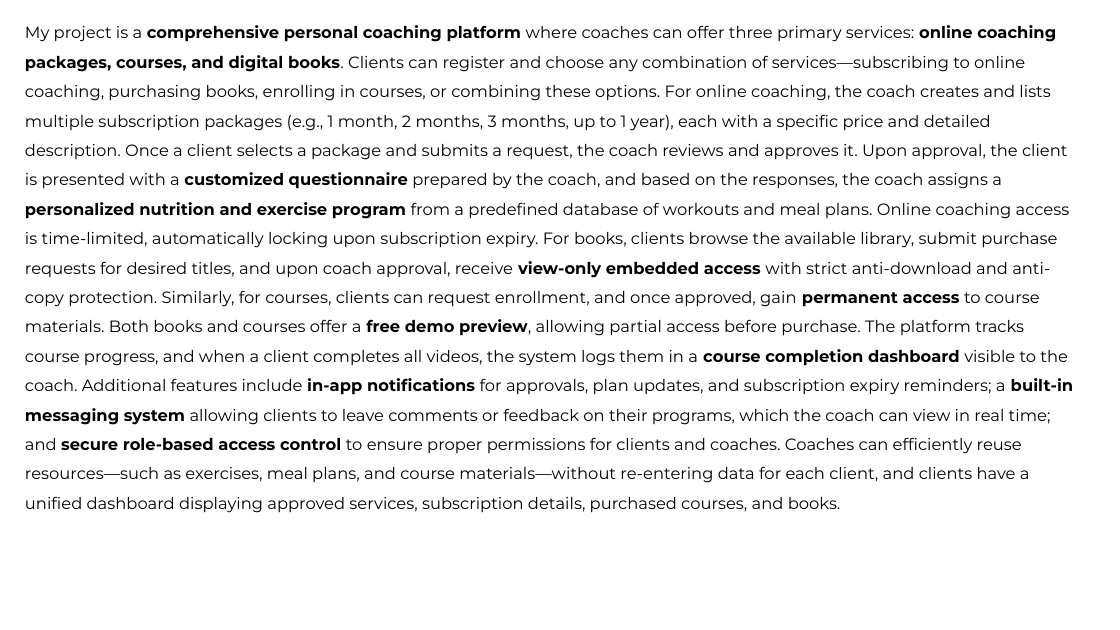
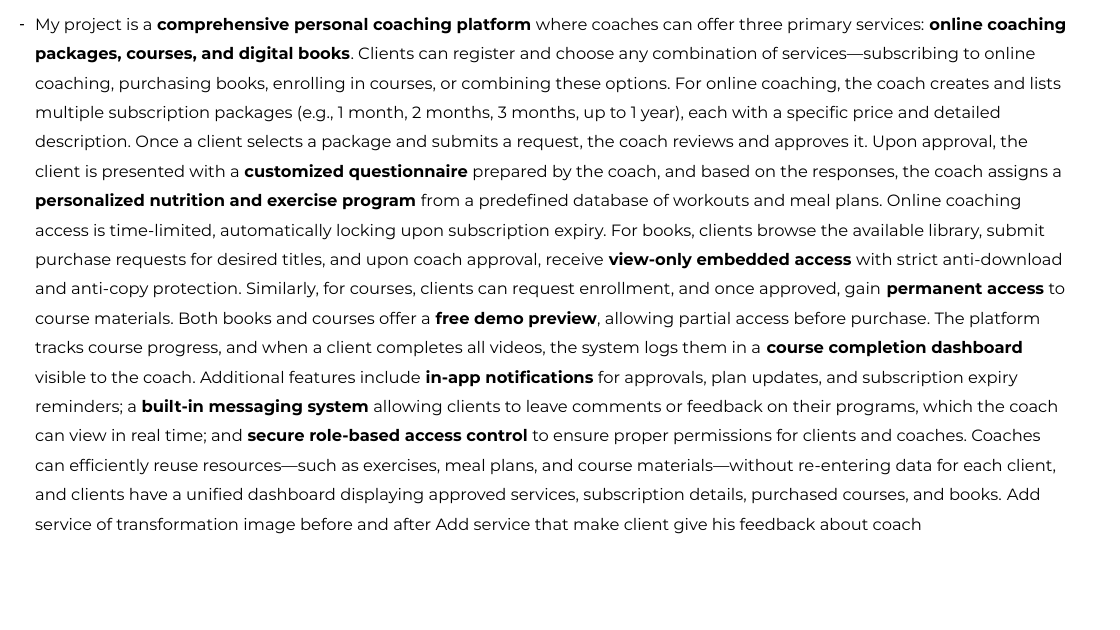
Before and after one commit to alihani2002/OnlineCoaching, a slide deck: slide 2 of Online coach site data/online-CoachSite.pptx. Drawn at 1120x630 pixels with LibreOffice and Linux fonts; fonts in the diff are those of the drawing. Boxes give left, top, right and bottom in pixels: in the first picture for what was removed or moved away, otherwise in the second. Text is boxed around its words. In the diff, an @@ line names an element or a change of style, - is before the commit and + after.

Commit message:
Last anaylsis of project

```diff
--- a/Online coach site data/online-CoachSite.pptx
+++ b/Online coach site data/online-CoachSite.pptx
@@ text at (35,17,1066,534): text changed @@
-My project is a comprehensive personal coaching platform where coaches can offer three primary services: online coaching packages, courses, and digital books. Clients can register and choose any combination of services—subscribing to online coaching, purchasing books, enrolling in courses, or combining these options. For online coaching, the coach creates and lists multiple subscription packages (e.g., 1 month, 2 months, 3 months, up to 1 year), each with a specific price and detailed description. Once a client selects a package and submits a request, the coach reviews and approves it. Upon approval, the client is presented with a customized questionnaire prepared by the coach, and based on the responses, the coach assigns a personalized nutrition and exercise program from a predefined database of workouts and meal plans. Online coaching access is time-limited, automatically locking upon subscription expiry. For books, clients browse the available library, submit purchase requests for desired titles, and upon coach approval, receive view-only embedded access with strict anti-download and anti-copy protection. Similarly, for courses, clients can request enrollment, and once approved, gain permanent access to course materials. Both books and courses offer a free demo preview, allowing partial access before purchase. The platform tracks course progress, and when a client completes all videos, the system logs them in a course completion dashboard visible to the coach. Additional features include in-app notifications for approvals, plan updates, and subscription expiry reminders; a built-in messaging system allowing clients to leave comments or feedback on their programs, which the coach can view in real time; and secure role-based access control to ensure proper permissions for clients and coaches. Coaches can efficiently reuse resources—such as exercises, meal plans, and course materials—without re-entering data for each client, and clients have a unified dashboard displaying approved services, subscription details, purchased courses, and books.
+– My project is a comprehensive personal coaching platform where coaches can offer three primary services: online coaching packages, courses, and digital books. Clients can register and choose any combination of services—subscribing to online coaching, purchasing books, enrolling in courses, or combining these options. For online coaching, the coach creates and lists multiple subscription packages (e.g., 1 month, 2 months, 3 months, up to 1 year), each with a specific price and detailed description. Once a client selects a package and submits a request, the coach reviews and approves it. Upon approval, the client is presented with a customized questionnaire prepared by the coach, and based on the responses, the coach assigns a personalized nutrition and exercise program from a predefined database of workouts and meal plans. Online coaching access is time-limited, automatically locking upon subscription expiry. For books, clients browse the available library, submit purchase requests for desired titles, and upon coach approval, receive view-only embedded access with strict anti-download and anti-copy protection. Similarly, for courses, clients can request enrollment, and once approved, gain permanent access to course materials. Both books and courses offer a free demo preview, allowing partial access before purchase. The platform tracks course progress, and when a client completes all videos, the system logs them in a course completion dashboard visible to the coach. Additional features include in-app notifications for approvals, plan updates, and subscription expiry reminders; a built-in messaging system allowing clients to leave comments or feedback on their programs, which the coach can view in real time; and secure role-based access control to ensure proper permissions for clients and coaches. Coaches can efficiently reuse resources—such as exercises, meal plans, and course materials—without re-entering data for each client, and clients have a unified dashboard displaying approved services, subscription details, purchased courses, and books. Add service of transformation image before and after Add service that make client give his feedback about coach
```
Also in this commit, not shown: 2 slides added, 1 slide removed, 3 other files.
